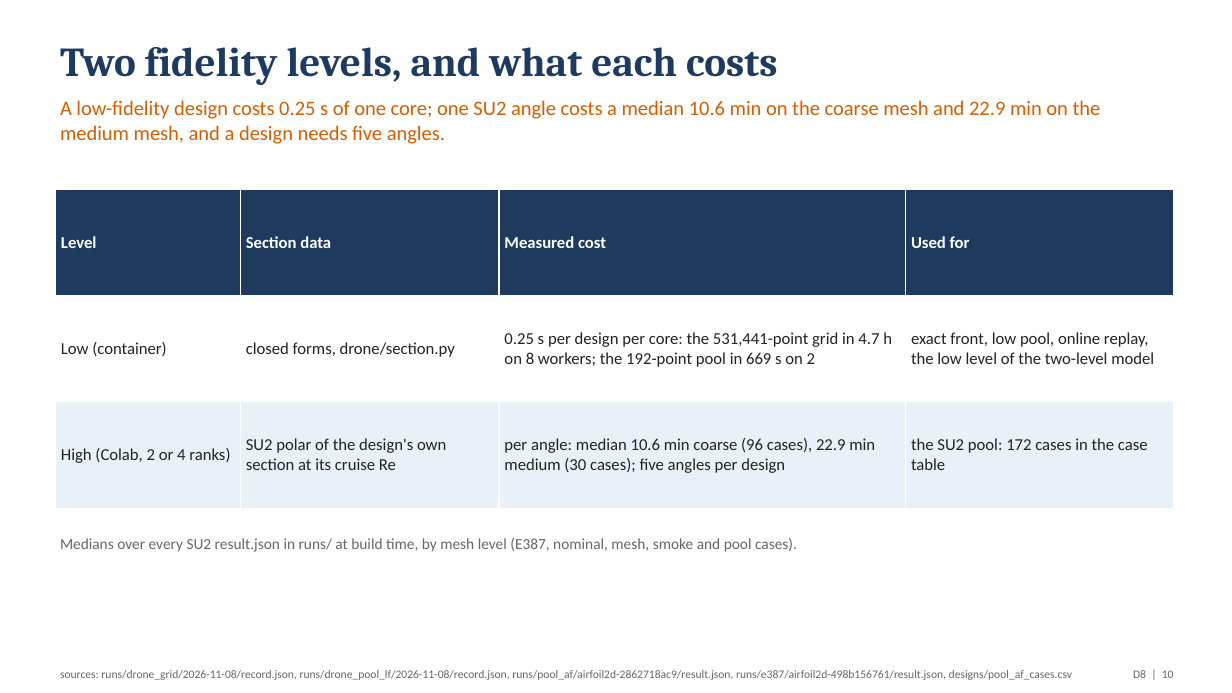
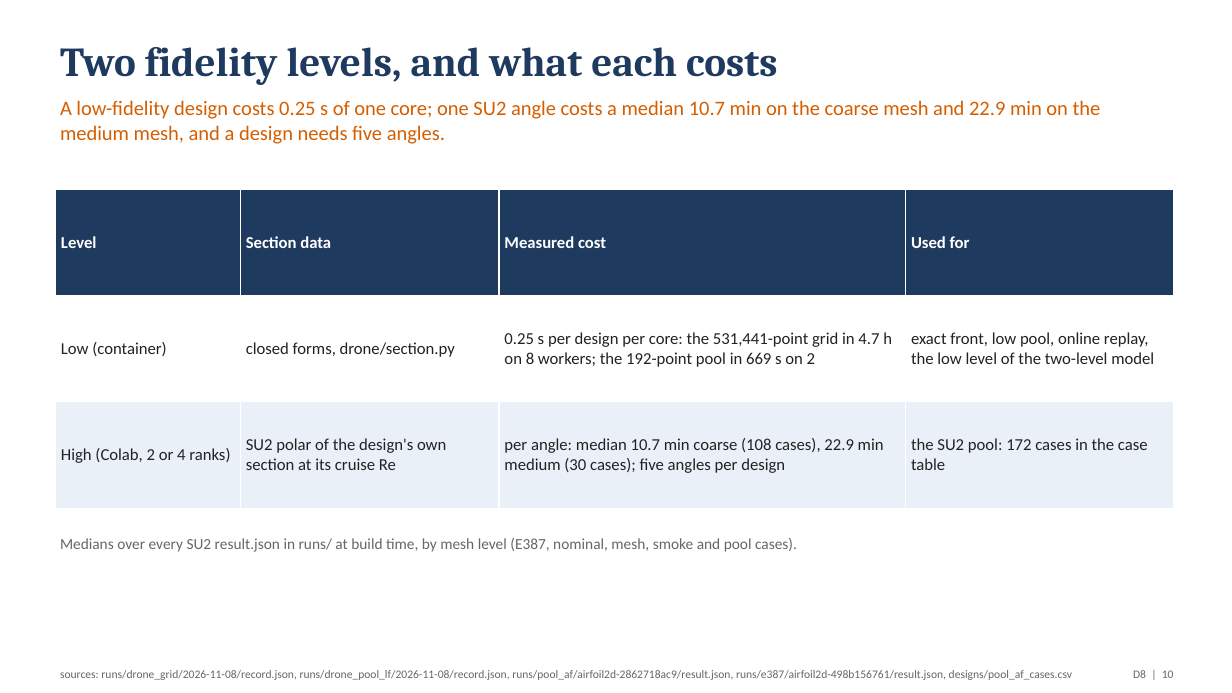
Before and after one commit to emarinhoss/ai-engineering, a slide deck: slide 10 of docs/talk/deck_drone.pptx. Drawn at 1232x693 pixels with LibreOffice and Linux fonts; fonts in the diff are those of the drawing. Boxes give left, top, right and bottom in pixels: in the first picture for what was removed or moved away, otherwise in the second. Text is boxed around its words. In the diff, an @@ line names an element or a change of style, - is before the commit and + after.

```diff
--- a/docs/talk/deck_drone.pptx
+++ b/docs/talk/deck_drone.pptx
@@ text at [60,100,1101,144]: text changed @@
-A low-fidelity design costs 0.25 s of one core; one SU2 angle costs a median 10.6 min on the coarse mesh and 22.9 min on the medium mesh, and a design needs five angles.
+A low-fidelity design costs 0.25 s of one core; one SU2 angle costs a median 10.7 min on the coarse mesh and 22.9 min on the medium mesh, and a design needs five angles.
@@ table at [55,189,1174,508] @@
-row 3, column 3: per angle: median 10.6 min coarse (96 cases), 22.9 min medium (30 cases); five angles per design
+row 3, column 3: per angle: median 10.7 min coarse (108 cases), 22.9 min medium (30 cases); five angles per design
```
Also in this commit, not shown: 10 other slides changed, 5 other files.
